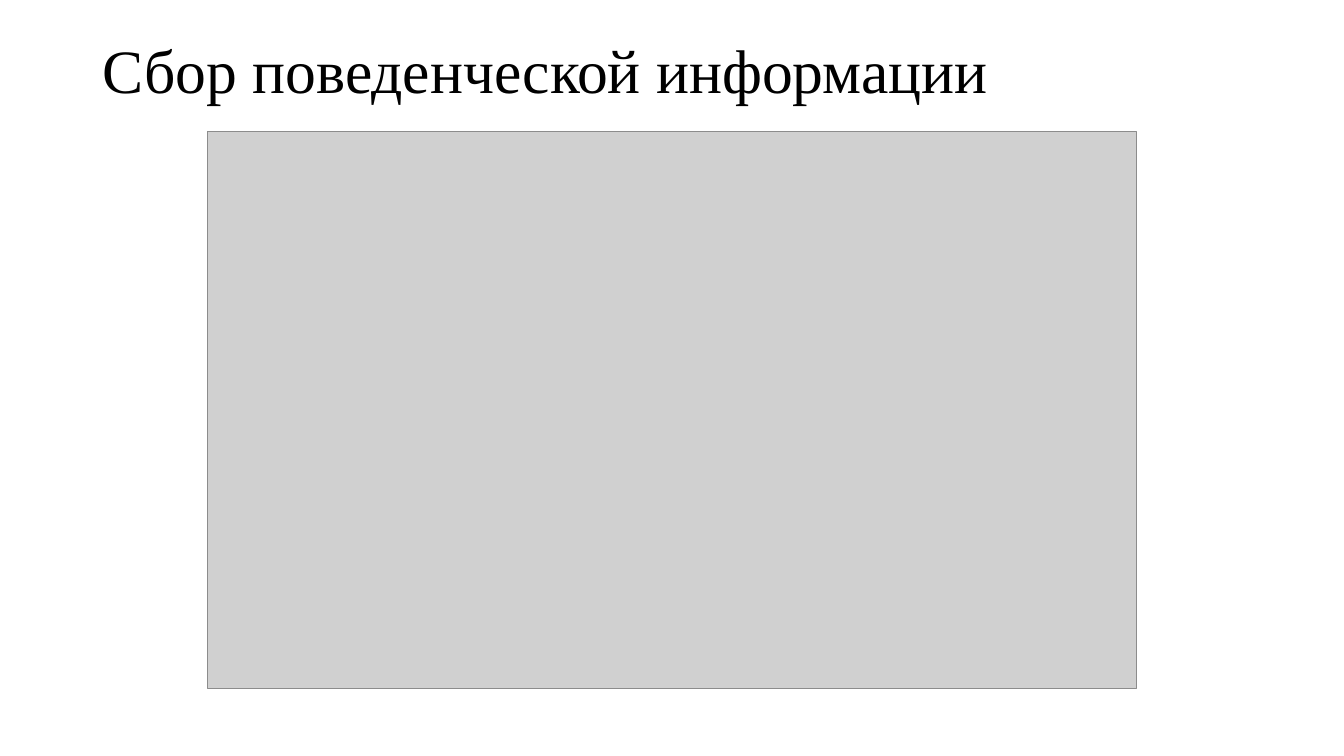
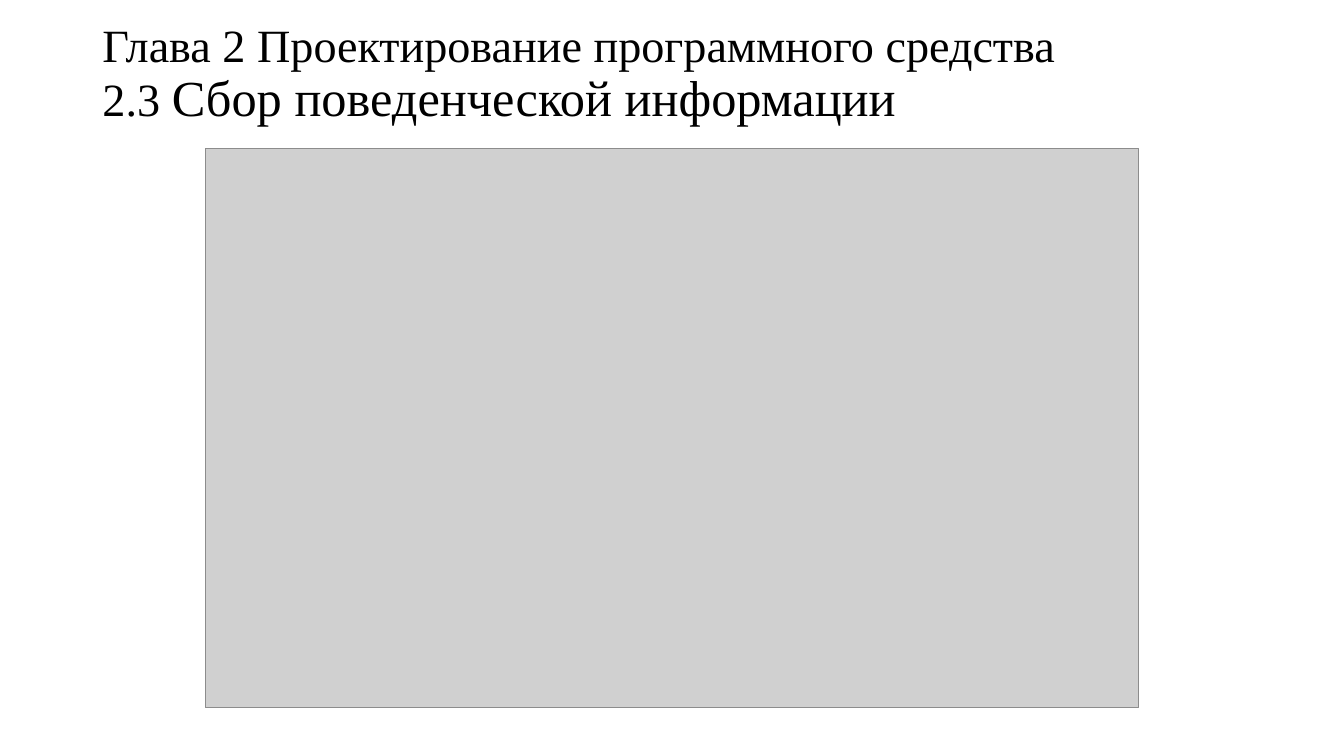
Before and after one commit to Wideweb/-digital-psychology-docs, a slide deck: slide 8 of Алькевич А.С/Презентация.pptx (slide 5 before the commit). Drawn at 1344x756 pixels with LibreOffice and Linux fonts; fonts in the diff are those of the drawing; grey boxes stand for pictures. Boxes give left, top, right and bottom in pixels: in the first picture for what was removed or moved away, otherwise in the second. Text is boxed around its words. In the diff, an @@ line names an element or a change of style, - is before the commit and + after.

Commit message:
presentation

```diff
--- a/Алькевич А.С/Презентация.pptx
+++ b/Алькевич А.С/Презентация.pptx
@@ title at bbox=[102, 31, 1055, 126]: text changed; size 44 to 33 pt @@
-Сбор поведенческой информации
+Глава 2 Проектирование программного средства
+2.3 Сбор поведенческой информации
@@ picture: place and size @@
-picture at bbox=[208, 131, 1136, 688]
+picture at bbox=[206, 148, 1139, 708]
```
Also in this commit, not shown: 2 other slides changed, 17 slides added, 3 slides removed, 7 other files.
